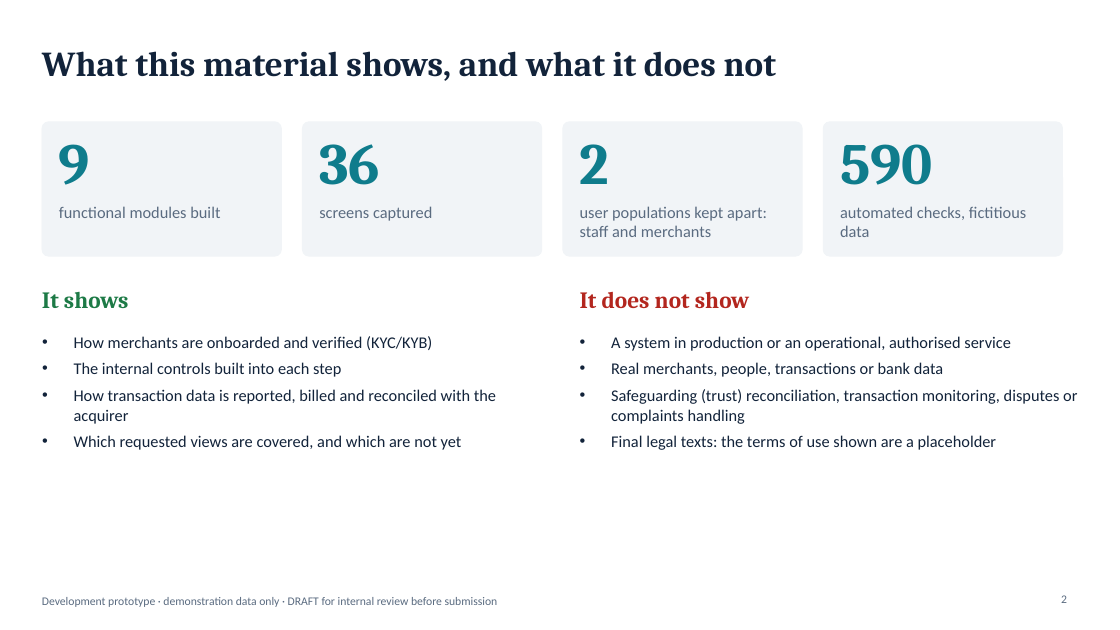
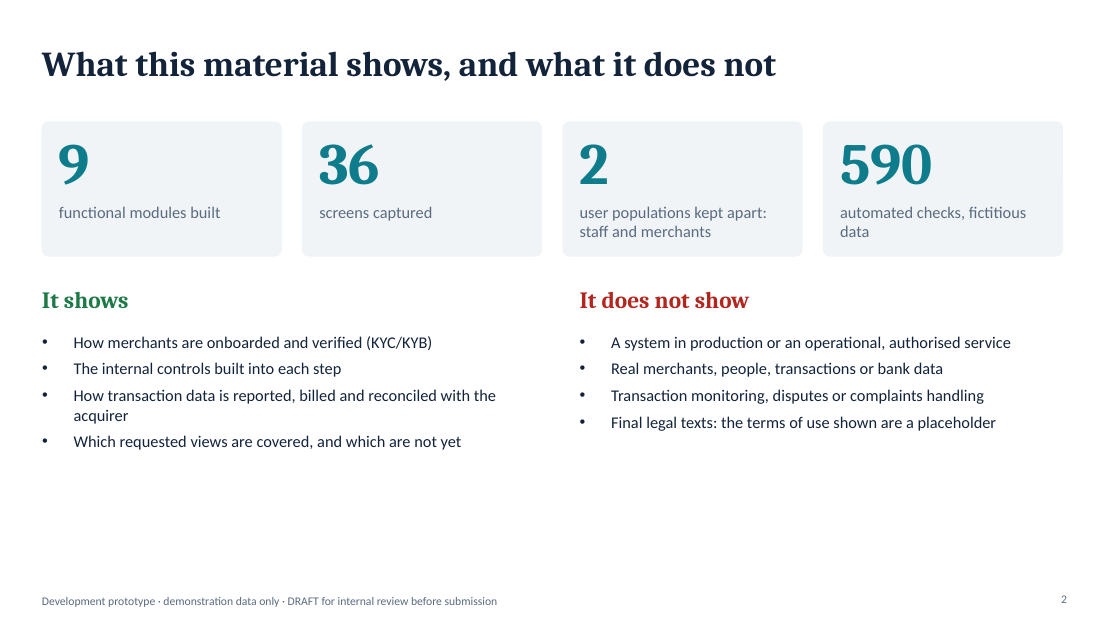
Before and after one commit to fmassonmips/mips-platform, a slide deck: slide 2 of outputs/recap/MIPS-platform-BoM-EN-DRAFT.pptx. Drawn at 1120x630 pixels with LibreOffice and Linux fonts; fonts in the diff are those of the drawing. Boxes give left, top, right and bottom in pixels: in the first picture for what was removed or moved away, otherwise in the second. Text is boxed around its words. In the diff, an @@ line names an element or a change of style, - is before the commit and + after.

```diff
--- a/outputs/recap/MIPS-platform-BoM-EN-DRAFT.pptx
+++ b/outputs/recap/MIPS-platform-BoM-EN-DRAFT.pptx
@@ text at (611, 389, 984, 404): text changed @@
-• Safeguarding (trust) reconciliation, transaction monitoring, disputes or complaints handling
+• Transaction monitoring, disputes or complaints handling
```
Also in this commit, not shown: 2 other slides changed, 3 other files.
